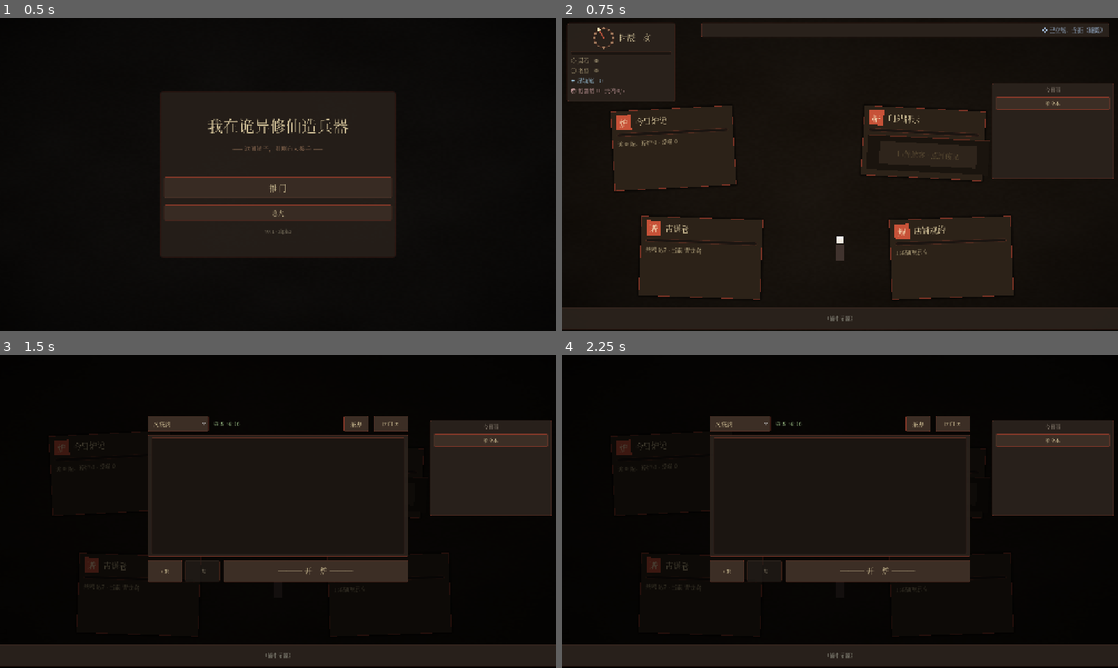
Above: before the commit, frames 1-4 (two rows, left to right).
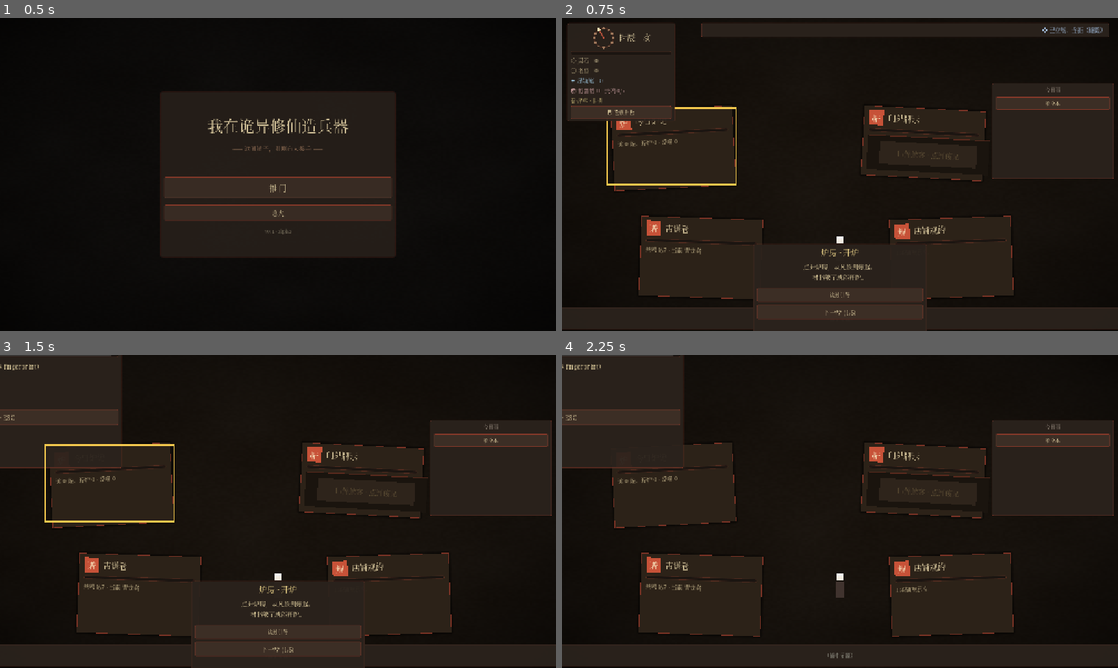
Above: after the commit, the same moments.

Repository: guliqianxun/XiuXianLegend
Game: Godot game, scene res://scenes/main_menu.tscn
Same seed, same stepped clock (60 frames per second), same inputs: the game is played once before the commit and once after it.
Inputs (mouse positions are in pixels of both pictures, inside the frame that each line leads up to):
- Up to frame 1 (0.5 s): no input
- Up to frame 2 (0.75 s): click "推门" at 0.5 s
- Up to frame 3 (1.5 s): click (61, 448) at 1.25 s, where only the run after the commit has a clickable "☯ 老铁身世"
- Up to frame 4 (2.25 s): click (840, 630) at 2 s, where only the run after the commit has a clickable "跳过引导"

Frame 1 is identical in both runs. In frame 2, 3.2% of the frame differs, in the area x 1-66%, y 25-100%; in frame 3, 30%, in the area x 0-82%, y 0-100%; in frame 4, 25%.

Commit message:
feat(story): 主线 + 引导 v1 — 章节包装 + 主线追踪 + 5 步首次引导
把已有的 WeirdCodex 15 段身份碎片包装成可见的"主线追踪"，加新手引导解决"不知道点哪"。

M1 · StoryChapters autoload:
- 5 章映射 chapter_of(fragment_count)
  序章·旧债 (0-2) / 第一卷·盈门 (3-5) / 第二卷·破谱 (6-8)
  / 第三卷·异种 (9-11) / 终章·真相 (12-15)
- 跨章 emit chapter_changed 信号
- 监听 EventBus.identity_fragment_unlocked 自动检测换章

M2 · HUD 章节标:
- shop.tscn HUD 加 ChapterLabel
- shop_screen 接 chapter_changed → NarrativeOverlay 大字弹幕 + ScreenFx 金色 flash + EventLog 一行

M3 · MainQuestPanel modal:
- 章节标 + 碎片进度（X/15 + 下一段需 N fingerprint）
- 14 条线索 hint（按 unlocked count 选）
- 已解锁碎片 ItemList，点查看正文
- HUD 加「☯ 老铁身世」按钮入口
- ESC / 「合上」关闭

M4 · OnboardingOverlay 5 步引导:
- 高亮 4 张 ScrollCard + 主线按钮
- spotlight ReferenceRect 锚到目标 Control 全局 rect
- tooltip 居中底部 + 标题 + 正文 + 「下一步」+ 「跳过引导」
- 完成 / 跳过 → GameState.onboarding_done = true 持久化
- 首次进游戏（onboarding_done=false）自动触发

M5 · 测试 + 回归:
- test_main_quest_smoke 16/16 PASS（章节映射 8 + 章节标 2 + Panel load 3 + Onboarding load 3）
- 35 测试场景全 0 FAIL

Co-Authored-By: Claude Opus 4.7 (1M context) <noreply@anthropic.com>

Diff:
--- a/godot/project.godot
+++ b/godot/project.godot
@@ -36,6 +36,7 @@
 WeirdCodex="*res://scripts/core/weird_codex.gd"
 EventLog="*res://scripts/core/event_log.gd"
 WindowManager="*res://scripts/core/window_manager.gd"
+StoryChapters="*res://scripts/core/story_chapters.gd"
 
 [debug]
 
@@ -45,7 +46,6 @@
 
 window/size/viewport_width=1280
 window/size/viewport_height=720
-window/size/resizable=true
 window/stretch/mode="canvas_items"
 window/stretch/aspect="expand"
 
--- a/godot/scenes/shop.tscn
+++ b/godot/scenes/shop.tscn
@@ -18,6 +18,8 @@
 [ext_resource type="PackedScene" path="res://scenes/ui/pause_menu.tscn" id="16"]
 [ext_resource type="PackedScene" path="res://scenes/ui/door_visual.tscn" id="17"]
 [ext_resource type="PackedScene" path="res://scenes/ui/scroll_card.tscn" id="18"]
+[ext_resource type="PackedScene" path="res://scenes/ui/main_quest_panel.tscn" id="19"]
+[ext_resource type="PackedScene" path="res://scenes/ui/onboarding_overlay.tscn" id="20"]
 
 [sub_resource type="ShaderMaterial" id="bg_mat"]
 shader = ExtResource("14")
@@ -117,6 +119,16 @@
 theme_override_font_sizes/font_size = 13
 theme_override_colors/font_color = Color(0.745, 0.585, 0.585, 1)
 
+[node name="ChapterLabel" type="Label" parent="HUD/HudFrame/VBox"]
+text = "卷·序章 旧债"
+theme_override_font_sizes/font_size = 12
+theme_override_colors/font_color = Color(0.85, 0.78, 0.50, 0.9)
+
+[node name="QuestButton" type="Button" parent="HUD/HudFrame/VBox"]
+text = "☯ 老铁身世"
+custom_minimum_size = Vector2(0, 26)
+theme_override_font_sizes/font_size = 12
+
 [node name="RulesFrame" type="PanelContainer" parent="HUD"]
 offset_left = 320.0
 offset_top = 12.0
@@ -151,4 +163,8 @@
 
 [node name="EventLogScreen" parent="." instance=ExtResource("13")]
 
+[node name="MainQuestPanel" parent="." instance=ExtResource("19")]
+
+[node name="OnboardingOverlay" parent="." instance=ExtResource("20")]
+
 [node name="PauseMenu" parent="." instance=ExtResource("16")]
--- /dev/null
+++ b/godot/scenes/test/test_main_quest_smoke.tscn
@@ -0,0 +1,6 @@
+[gd_scene load_steps=2 format=3]
+
+[ext_resource type="Script" path="res://scripts/test/test_main_quest_smoke.gd" id="1"]
+
+[node name="TestMainQuestSmoke" type="Node"]
+script = ExtResource("1")
--- /dev/null
+++ b/godot/scenes/ui/main_quest_panel.tscn
@@ -0,0 +1,66 @@
+[gd_scene load_steps=2 format=3]
+
+[ext_resource type="Script" path="res://scripts/ui/main_quest_panel.gd" id="1"]
+
+[node name="MainQuestPanel" type="Control"]
+anchors_preset = 15
+anchor_right = 1.0
+anchor_bottom = 1.0
+process_mode = 3
+script = ExtResource("1")
+
+[node name="Backdrop" type="ColorRect" parent="."]
+anchors_preset = 15
+anchor_right = 1.0
+anchor_bottom = 1.0
+color = Color(0, 0, 0, 0.78)
+
+[node name="Frame" type="PanelContainer" parent="."]
+anchors_preset = 8
+anchor_left = 0.5
+anchor_top = 0.5
+anchor_right = 0.5
+anchor_bottom = 0.5
+offset_left = -280.0
+offset_top = -260.0
+offset_right = 280.0
+offset_bottom = 260.0
+
+[node name="VBox" type="VBoxContainer" parent="Frame"]
+theme_override_constants/separation = 10
+
+[node name="ChapterLabel" type="Label" parent="Frame/VBox"]
+text = "—— 序章 · 旧债 ——"
+horizontal_alignment = 1
+theme_override_font_sizes/font_size = 22
+theme_override_colors/font_color = Color(0.95, 0.85, 0.55, 1)
+
+[node name="ProgressLabel" type="Label" parent="Frame/VBox"]
+text = "身份碎片 0 / 15"
+horizontal_alignment = 1
+theme_override_font_sizes/font_size = 14
+theme_override_colors/font_color = Color(0.85, 0.78, 0.50, 0.9)
+
+[node name="HintLabel" type="Label" parent="Frame/VBox"]
+text = "线索："
+autowrap_mode = 2
+theme_override_font_sizes/font_size = 13
+theme_override_colors/font_color = Color(0.78, 0.65, 0.45, 0.85)
+
+[node name="Sep" type="HSeparator" parent="Frame/VBox"]
+
+[node name="Scroll" type="ScrollContainer" parent="Frame/VBox"]
+custom_minimum_size = Vector2(0, 140)
+
+[node name="FragmentList" type="ItemList" parent="Frame/VBox/Scroll"]
+custom_minimum_size = Vector2(540, 130)
+
+[node name="BodyLabel" type="Label" parent="Frame/VBox"]
+custom_minimum_size = Vector2(0, 100)
+autowrap_mode = 2
+theme_override_font_sizes/font_size = 14
+theme_override_colors/font_color = Color(0.92, 0.85, 0.65, 1)
+
+[node name="CloseButton" type="Button" parent="Frame/VBox"]
+text = "合上 · ESC"
+custom_minimum_size = Vector2(0, 36)
--- /dev/null
+++ b/godot/scenes/ui/onboarding_overlay.tscn
@@ -0,0 +1,63 @@
+[gd_scene load_steps=2 format=3]
+
+[ext_resource type="Script" path="res://scripts/ui/onboarding_overlay.gd" id="1"]
+
+[node name="OnboardingOverlay" type="Control"]
+anchors_preset = 15
+anchor_right = 1.0
+anchor_bottom = 1.0
+process_mode = 3
+mouse_filter = 0
+script = ExtResource("1")
+
+[node name="Backdrop" type="ColorRect" parent="."]
+anchors_preset = 15
+anchor_right = 1.0
+anchor_bottom = 1.0
+color = Color(0, 0, 0, 0.7)
+mouse_filter = 0
+
+[node name="Spotlight" type="ReferenceRect" parent="."]
+offset_right = 200.0
+offset_bottom = 200.0
+border_color = Color(0.95, 0.78, 0.30, 1)
+border_width = 3.0
+editor_only = false
+mouse_filter = 2
+
+[node name="Tooltip" type="PanelContainer" parent="."]
+offset_left = 440.0
+offset_top = 480.0
+offset_right = 840.0
+offset_bottom = 700.0
+mouse_filter = 0
+
+[node name="VBox" type="VBoxContainer" parent="Tooltip"]
+theme_override_constants/separation = 8
+
+[node name="Title" type="Label" parent="Tooltip/VBox"]
+text = "炉房 · 开炉"
+horizontal_alignment = 1
+theme_override_font_sizes/font_size = 18
+theme_override_colors/font_color = Color(0.95, 0.85, 0.55, 1)
+
+[node name="Body" type="Label" parent="Tooltip/VBox"]
+text = ""
+autowrap_mode = 2
+horizontal_alignment = 1
+theme_override_font_sizes/font_size = 14
+theme_override_colors/font_color = Color(0.92, 0.85, 0.65, 1)
+
+[node name="HBox" type="HBoxContainer" parent="Tooltip/VBox"]
+alignment = 1
+theme_override_constants/separation = 16
+
+[node name="SkipButton" type="Button" parent="Tooltip/VBox"]
+text = "跳过引导"
+custom_minimum_size = Vector2(0, 26)
+theme_override_font_sizes/font_size = 12
+
+[node name="NextButton" type="Button" parent="Tooltip/VBox"]
+text = "下一步"
+custom_minimum_size = Vector2(0, 32)
+theme_override_font_sizes/font_size = 14
--- a/godot/scripts/core/game_state.gd
+++ b/godot/scripts/core/game_state.gd
@@ -47,6 +47,9 @@
 # ── 隐藏图案激活（spec §5.4）─────────────────────
 ## 凑出图案后获得永久 buff 的 pattern id
 var activated_patterns: Array[StringName] = []
+
+# ── 新手引导 ─────────────────────────────────
+var onboarding_done: bool = false
 
 
 func add_currency(kind: StringName, amount: int) -> void:
@@ -243,6 +246,7 @@
 		"active_resonances": reso_ser,
 		"star_brushes": star_brushes,
 		"activated_patterns": pattern_ser,
+		"onboarding_done": onboarding_done,
 	}
 
 
@@ -293,3 +297,5 @@
 	var pattern_raw: Array = d.get("activated_patterns", [])
 	for s in pattern_raw:
 		activated_patterns.append(StringName(s))
+
+	onboarding_done = bool(d.get("onboarding_done", false))
--- /dev/null
+++ b/godot/scripts/core/story_chapters.gd
@@ -0,0 +1,65 @@
+extends Node
+## 章节系统 Autoload。
+## 把 WeirdCodex 的 0-15 段身份碎片包装成 5 章，提供章节查询 + 跨章信号。
+
+signal chapter_changed(new_index: int, prev_index: int)
+
+## 5 章定义：[fragment_count_min（含）, name, subtitle]
+const CHAPTERS: Array = [
+	{"min": 0,  "name": "序章",   "subtitle": "旧债"},
+	{"min": 3,  "name": "第一卷", "subtitle": "盈门"},
+	{"min": 6,  "name": "第二卷", "subtitle": "破谱"},
+	{"min": 9,  "name": "第三卷", "subtitle": "异种"},
+	{"min": 12, "name": "终章",   "subtitle": "真相"},
+]
+
+var _last_chapter_index: int = 0
+
+
+func _ready() -> void:
+	EventBus.identity_fragment_unlocked.connect(_on_fragment_unlocked)
+	EventBus.save_loaded.connect(_on_save_loaded)
+
+
+## 给定身份碎片数（0..15），返回章节索引（0..4）
+static func chapter_of(fragment_count: int) -> int:
+	var idx: int = 0
+	for i in CHAPTERS.size():
+		if fragment_count >= int(CHAPTERS[i]["min"]):
+			idx = i
+		else:
+			break
+	return idx
+
+
+## 当前章节索引（基于 WeirdCodex.unlocked_fragments）
+func current_index() -> int:
+	return chapter_of(WeirdCodex.unlocked_fragments)
+
+
+## 当前章节标题：「序章·旧债」
+func current_title() -> String:
+	return chapter_title(current_index())
+
+
+static func chapter_title(idx: int) -> String:
+	if idx < 0 or idx >= CHAPTERS.size():
+		return "?"
+	var c: Dictionary = CHAPTERS[idx]
+	return "%s · %s" % [String(c["name"]), String(c["subtitle"])]
+
+
+func _on_fragment_unlocked(_fragment_index: int, _total_fingerprints: int) -> void:
+	_check_chapter_change()
+
+
+func _on_save_loaded() -> void:
+	_last_chapter_index = current_index()
+
+
+func _check_chapter_change() -> void:
+	var new_idx: int = current_index()
+	if new_idx != _last_chapter_index:
+		var prev: int = _last_chapter_index
+		_last_chapter_index = new_idx
+		chapter_changed.emit(new_idx, prev)
--- /dev/null
+++ b/godot/scripts/test/test_main_quest_smoke.gd
@@ -0,0 +1,64 @@
+extends Node
+## 主线系统烟测：StoryChapters 章节映射 + MainQuestPanel + OnboardingOverlay
+
+var _passed: int = 0
+var _failed: int = 0
+
+
+func _ready() -> void:
+	await get_tree().process_frame
+	_test_chapter_mapping()
+	_test_chapter_title()
+	await _test_quest_panel_loads()
+	await _test_onboarding_loads()
+	print("\n========== test_main_quest_smoke ==========")
+	print("PASS: %d  FAIL: %d" % [_passed, _failed])
+	get_tree().quit(0 if _failed == 0 else 1)
+
+
+func _ok(m: String) -> void: _passed += 1; print("[PASS] " + m)
+func _bad(m: String) -> void: _failed += 1; print("[FAIL] " + m)
+func _assert(c: bool, m: String) -> void: (_ok if c else _bad).call(m)
+
+
+func _test_chapter_mapping() -> void:
+	_assert(StoryChapters.chapter_of(0) == 0, "0 fragments → ch 0 (序章)")
+	_assert(StoryChapters.chapter_of(2) == 0, "2 fragments → ch 0")
+	_assert(StoryChapters.chapter_of(3) == 1, "3 fragments → ch 1 (盈门)")
+	_assert(StoryChapters.chapter_of(5) == 1, "5 fragments → ch 1")
+	_assert(StoryChapters.chapter_of(6) == 2, "6 fragments → ch 2 (破谱)")
+	_assert(StoryChapters.chapter_of(9) == 3, "9 fragments → ch 3 (异种)")
+	_assert(StoryChapters.chapter_of(12) == 4, "12 fragments → ch 4 (终章)")
+	_assert(StoryChapters.chapter_of(15) == 4, "15 fragments → ch 4 (满)")
+
+
+func _test_chapter_title() -> void:
+	_assert(StoryChapters.chapter_title(0).find("序章") >= 0, "ch 0 title 含「序章」 (got %s)" % StoryChapters.chapter_title(0))
+	_assert(StoryChapters.chapter_title(4).find("终章") >= 0, "ch 4 title 含「终章」 (got %s)" % StoryChapters.chapter_title(4))
+
+
+func _test_quest_panel_loads() -> void:
+	var pkd: PackedScene = load("res://scenes/ui/main_quest_panel.tscn")
+	_assert(pkd != null, "main_quest_panel.tscn loadable")
+	var p: MainQuestPanel = pkd.instantiate()
+	add_child(p)
+	await get_tree().process_frame
+	p.open()
+	_assert(p.visible, "open() makes visible")
+	_assert(p._chapter_label.text.find("序章") >= 0, "default chapter label 含序章 (got %s)" % p._chapter_label.text)
+	p.queue_free()
+	await get_tree().process_frame
+
+
+func _test_onboarding_loads() -> void:
+	var pkd: PackedScene = load("res://scenes/ui/onboarding_overlay.tscn")
+	_assert(pkd != null, "onboarding_overlay.tscn loadable")
+	var o: OnboardingOverlay = pkd.instantiate()
+	add_child(o)
+	await get_tree().process_frame
+	_assert(not o.visible, "default invisible")
+	# start() 需要 shop_root，这里只验证 visible 切换
+	o.visible = true
+	_assert(o.visible, "can show")
+	o.queue_free()
+	await get_tree().process_frame
--- /dev/null
+++ b/godot/scripts/ui/main_quest_panel.gd
@@ -0,0 +1,97 @@
+class_name MainQuestPanel
+extends Control
+## 主线追踪面板：章节标 + 碎片进度 + 已解锁碎片列表 + 线索 hint。
+## HUD 「☯ 老铁身世」按钮触发，ESC 关闭。
+
+const HINTS_BY_FRAGMENT: Array[String] = [
+	"传闻老铁年轻时曾在城南落剑，从此再不提那一战。",
+	"你常在他打盹时看见他的影子比他多一只手——但只是看见。",
+	"街坊说，三年前的那场暴雨夜，铺子里来过一个谁也看不见的客人。",
+	"老铁的炉火，在出秘品时偶尔会自顾自地熄灭一瞬。",
+	"案台抽屉最深处，有一封从未拆开的回帖。",
+	"打更人路过铺前，会在你不注意时多瞥一眼炉口。",
+	"客人留下的灰里，偶尔混着一缕青烟，方向不定。",
+	"城北那座古塔的砖缝里，听说也藏着一颗星。",
+	"老铁的师承，谱中无人提起；他的剑，也从无落款。",
+	"曾有怪客献上过一柄断剑——它的另一半，在你这。",
+	"七谱之外的第八谱，在最早被烧的那本古籍里。",
+	"老铁不敢看镜子。",
+	"店中所有反噬产出的「灰」，集起来也许能炼出别的东西。",
+	"门外候客，究竟是客还是…",
+	"——",
+]
+
+@onready var _chapter_label: Label = $Frame/VBox/ChapterLabel
+@onready var _progress_label: Label = $Frame/VBox/ProgressLabel
+@onready var _hint_label: Label = $Frame/VBox/HintLabel
+@onready var _list: ItemList = $Frame/VBox/Scroll/FragmentList
+@onready var _body_label: Label = $Frame/VBox/BodyLabel
+@onready var _close_btn: Button = $Frame/VBox/CloseButton
+
+var _fragment_ids: Array[String] = []
+
+
+func _ready() -> void:
+	visible = false
+	process_mode = Node.PROCESS_MODE_ALWAYS
+	_close_btn.pressed.connect(_on_close)
+	_list.item_selected.connect(_on_fragment_selected)
+
+
+func open() -> void:
+	visible = true
+	_refresh()
+
+
+func _on_close() -> void:
+	visible = false
+
+
+func _unhandled_input(event: InputEvent) -> void:
+	if not visible:
+		return
+	if event.is_action_pressed(&"ui_cancel"):
+		_on_close()
+		get_viewport().set_input_as_handled()
+
+
+func _refresh() -> void:
+	# 章节
+	_chapter_label.text = "—— %s ——" % StoryChapters.current_title()
+	# 进度
+	var unlocked: int = WeirdCodex.unlocked_fragments
+	var fp: int = WeirdCodex.count()
+	var next_th: int = WeirdCodex.next_threshold()
+	if next_th < 0:
+		_progress_label.text = "身份碎片 %d / 15 · 已收齐" % unlocked
+	else:
+		_progress_label.text = "身份碎片 %d / 15 · 当前 %d，下一段需 %d 个 fingerprint" % [unlocked, fp, next_th]
+	# 线索
+	var hint_idx: int = clampi(unlocked, 0, HINTS_BY_FRAGMENT.size() - 1)
+	_hint_label.text = "线索：%s" % HINTS_BY_FRAGMENT[hint_idx]
+	# 已解锁碎片列表
+	_fragment_ids.clear()
+	_list.clear()
+	for i in unlocked:
+		var fid: String = "if_%02d" % (i + 1)
+		_fragment_ids.append(fid)
+		_list.add_item("第 %d 段碎片" % (i + 1))
+	if unlocked == 0:
+		_body_label.text = "（尚无碎片，多接客 / 多开炉 / 多入谱以收集 fingerprint）"
+	else:
+		_show_fragment(0)
+
+
+func _on_fragment_selected(idx: int) -> void:
+	_show_fragment(idx)
+
+
+func _show_fragment(idx: int) -> void:
+	if idx < 0 or idx >= _fragment_ids.size():
+		_body_label.text = ""
+		return
+	var card: NarrativeCard = DataRegistry.get_resource(&"narrative", StringName(_fragment_ids[idx])) as NarrativeCard
+	if card == null:
+		_body_label.text = "（碎片 %s 未找到）" % _fragment_ids[idx]
+		return
+	_body_label.text = card.body
--- /dev/null
+++ b/godot/scripts/ui/onboarding_overlay.gd
@@ -0,0 +1,103 @@
+class_name OnboardingOverlay
+extends Control
+## 5 步新手引导：每步高亮一个目标 Control + 浮动 tooltip。
+## shop_screen 首次进游戏（GameState.onboarding_done == false）触发 start()。
+## 玩家点 「下一步」推进；最后一步 「开始」 完成 + 落 GameState.onboarding_done = true。
+
+signal completed
+
+const STEPS: Array = [
+	{
+		"target": "ScrollCardForge",
+		"title": "炉房 · 开炉",
+		"text": "点开炉房，从凡铁剑炼起。\n材料够了就能开炉。",
+	},
+	{
+		"target": "ScrollCardCounter",
+		"title": "门外 · 接客",
+		"text": "客人会上门求兵器。\n点开柜台招呼他们。",
+	},
+	{
+		"target": "ScrollCardCodex",
+		"title": "古谱 · 入谱",
+		"text": "你出炉的兵器会自动入谱。\n28 颗星点亮后触发共鸣。",
+	},
+	{
+		"target": "ScrollCardRules",
+		"title": "店规 · 立规",
+		"text": "不愿接的客人可以预设规则拒绝。\n小心怪客披着熟客的皮。",
+	},
+	{
+		"target": "HUD/HudFrame/VBox/QuestButton",
+		"title": "老铁身世",
+		"text": "随着你接客 / 开炉 / 入谱，\n老铁的身世碎片会一段段揭开。\n点这里随时回看进度。",
+	},
+]
+
+@onready var _backdrop: ColorRect = $Backdrop
+@onready var _spotlight: ReferenceRect = $Spotlight
+@onready var _tooltip: PanelContainer = $Tooltip
+@onready var _title_label: Label = $Tooltip/VBox/Title
+@onready var _text_label: Label = $Tooltip/VBox/Body
+@onready var _next_btn: Button = $Tooltip/VBox/NextButton
+@onready var _skip_btn: Button = $Tooltip/VBox/SkipButton
+
+var _shop_root: Node = null
+var _step_idx: int = 0
+
+
+func _ready() -> void:
+	visible = false
+	process_mode = Node.PROCESS_MODE_ALWAYS
+	_next_btn.pressed.connect(_on_next)
+	_skip_btn.pressed.connect(_on_skip)
+
+
+func start(shop_root: Node) -> void:
+	_shop_root = shop_root
+	_step_idx = 0
+	visible = true
+	_show_step(0)
+
+
+func _show_step(idx: int) -> void:
+	if idx < 0 or idx >= STEPS.size():
+		_finish()
+		return
+	_step_idx = idx
+	var step: Dictionary = STEPS[idx]
+	_title_label.text = step["title"]
+	_text_label.text = step["text"]
+	_next_btn.text = "开始" if idx == STEPS.size() - 1 else "下一步 (%d/%d)" % [idx + 1, STEPS.size()]
+	# 找目标 Control，把 spotlight 摆它的全局位置
+	var target: Node = _shop_root.get_node_or_null(step["target"])
+	if target == null:
+		# 目标找不到 → spotlight 放屏中央 fallback
+		_spotlight.position = Vector2(get_viewport_rect().size.x * 0.5 - 100, get_viewport_rect().size.y * 0.5 - 100)
+		_spotlight.size = Vector2(200, 200)
+	elif target is Control:
+		var c: Control = target
+		var rect := c.get_global_rect()
+		_spotlight.position = rect.position - Vector2(8, 8)
+		_spotlight.size = rect.size + Vector2(16, 16)
+	else:
+		_spotlight.position = Vector2(get_viewport_rect().size.x * 0.5 - 100, get_viewport_rect().size.y * 0.5 - 100)
+		_spotlight.size = Vector2(200, 200)
+	# 把 tooltip 放在 spotlight 旁（避免遮挡），简化：屏幕底部居中
+	var vp: Vector2 = get_viewport_rect().size
+	_tooltip.position = Vector2(vp.x * 0.5 - 200, vp.y - 200)
+
+
+func _on_next() -> void:
+	_show_step(_step_idx + 1)
+
+
+func _on_skip() -> void:
+	_finish()
+
+
+func _finish() -> void:
+	visible = false
+	GameState.onboarding_done = true
+	SaveSystem.save_now(true)
+	completed.emit()
--- a/godot/scripts/ui/shop_screen.gd
+++ b/godot/scripts/ui/shop_screen.gd
@@ -28,7 +28,11 @@
 @onready var _hud_reputation: Label = $HUD/HudFrame/VBox/ReputationLabel
 @onready var _hud_brush: Label = $HUD/HudFrame/VBox/BrushLabel
 @onready var _hud_codex: Label = $HUD/HudFrame/VBox/CodexLabel
+@onready var _hud_chapter: Label = $HUD/HudFrame/VBox/ChapterLabel
+@onready var _hud_quest_btn: Button = $HUD/HudFrame/VBox/QuestButton
 @onready var _hud_rules: Label = $HUD/RulesFrame/RulesLabel
+@onready var _main_quest_panel: MainQuestPanel = $MainQuestPanel
+@onready var _onboarding: OnboardingOverlay = $OnboardingOverlay
 @onready var _card_forge: ScrollCard = $ScrollCardForge
 @onready var _forge_screen: ForgeScreen = $ForgeScreen
 @onready var _card_codex: ScrollCard = $ScrollCardCodex
@@ -90,6 +94,16 @@
 	EventBus.resonance_activated.connect(func(_g: StringName, _p: StringName) -> void: _refresh_hud())
 	EventBus.weird_codex_recorded.connect(func(_f: StringName, _t: int) -> void: _refresh_hud())
 	EventBus.shop_rule_changed.connect(func(_i: int) -> void: _refresh_hud())
+	# 跨章节大字 + flash
+	StoryChapters.chapter_changed.connect(_on_chapter_changed)
+	# 主线面板按钮
+	_hud_quest_btn.pressed.connect(func() -> void: _main_quest_panel.open())
+	_main_quest_panel.visibility_changed.connect(_refresh_hud_visibility)
+	# 新手引导：首次进游戏触发
+	if not GameState.onboarding_done:
+		# 等一帧让 _layout_for_viewport 算完，spotlight 才能锚到正确位置
+		await get_tree().process_frame
+		_onboarding.start(self)
 	# 4 区域按钮
 	_card_forge.opened.connect(_on_open_forge)
 	_card_codex.opened.connect(_on_open_codex)
@@ -124,7 +138,7 @@
 
 func _refresh_hud_visibility() -> void:
 	var any_modal_open: bool = false
-	for modal in [_forge_screen, _codex_screen, _diary_screen, _rules_screen]:
+	for modal in [_forge_screen, _codex_screen, _diary_screen, _rules_screen, _main_quest_panel]:
 		if modal != null and modal.visible:
 			any_modal_open = true
 			break
@@ -431,6 +445,15 @@
 	_refresh_hud()
 
 
+func _on_chapter_changed(new_idx: int, _prev_idx: int) -> void:
+	# 大字章节标 + 屏震 + 金色 flash
+	var title: String = StoryChapters.chapter_title(new_idx)
+	_narrative_overlay.show_text("—— %s ——" % title)
+	ScreenFx.flash(Color(0.95, 0.78, 0.30), 0.5, 0.7)
+	EventLog.add_entry(&"chapter", "进入「%s」" % title, &"system")
+	_refresh_hud()
+
+
 func _refresh_hud() -> void:
 	var shichen := TimeLine.shichen_of_unix(TimeLine.now_unix())
 	const SHICHEN_NAMES := ["子", "丑", "寅", "卯", "辰", "巳", "午", "未", "申", "酉", "戌", "亥"]
@@ -441,6 +464,7 @@
 	_hud_codex.text = "☯ 诡器谱 %d · 共鸣 %d/7" % [
 		WeirdCodex.count(), GameState.active_resonances.size(),
 	]
+	_hud_chapter.text = "卷·%s" % StoryChapters.current_title()
 	_hud_rules.text = "❖ 已立规：%s" % _format_active_rules()
 
 
Not shown: 1 places in godot/scenes/shop.tscn that only renumber resources
Not shown, added: godot/scripts/core/story_chapters.gd.uid
Not shown, added: godot/scripts/test/test_main_quest_smoke.gd.uid
Not shown, added: godot/scripts/ui/main_quest_panel.gd.uid
Not shown, added: godot/scripts/ui/onboarding_overlay.gd.uid
